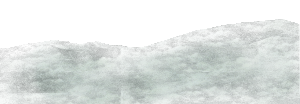
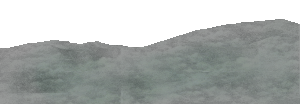
The second 300px x 104px image is a revision of the first. Changes to its layers:
painted on "forestm2.png" over 0, 19, 300, 104
